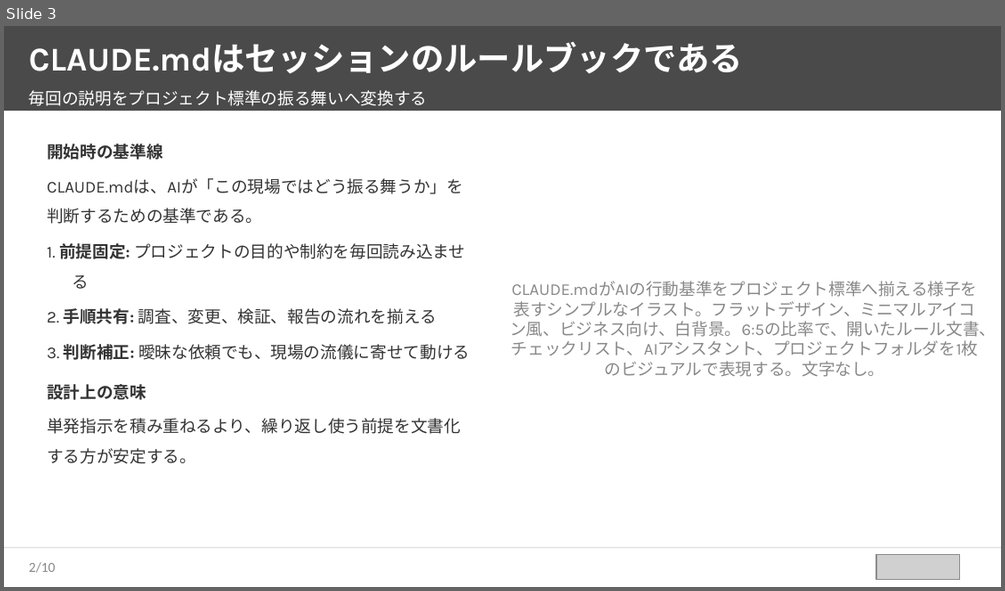
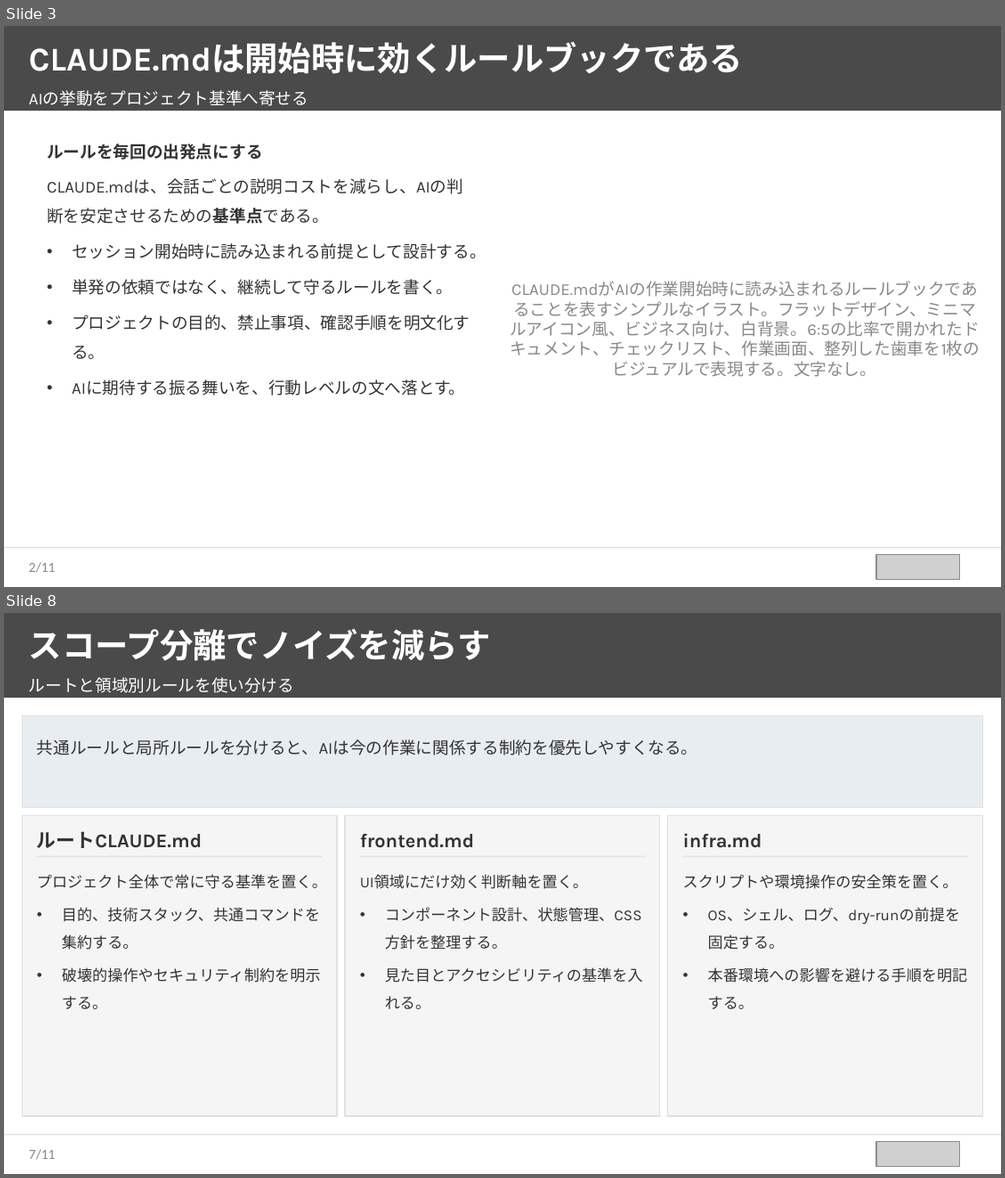
Before and after one commit to takuya109048/html2pptx, a slide deck: sample_source_deck.pptx. Shown one above the other, each under a label of ours: slide 3 before the commit, slides 3 and 8 after it; the slides between them are not shown. The pictures are 1005x591 and 1005x1178 pixels, drawn with LibreOffice and Linux fonts; fonts in the diff are those of the drawing; grey boxes stand for pictures. Boxes give left, top, right and bottom in pixels: in the first picture for what was removed or moved away, otherwise in the second. Text is boxed around its words. In the diff, an @@ line names an element or a change of style, - is before the commit and + after.

```diff
--- a/sample_source_deck.pptx
+++ b/sample_source_deck.pptx
@@ slide 8 added at [4, 613, 1001, 1174], background #FFFFFF @@
@@ rectangle added at [4, 613, 1001, 698], fill #4A4A4A @@
@@ text added at [29, 629, 491, 661], 24 pt, text #FFFFFF, bold @@
+スコープ分離でノイズを減らす
@@ text added at [29, 677, 294, 693], 12 pt, text #FFFFFF @@
+ルートと領域別ルールを使い分ける
@@ rectangle added at [22, 715, 983, 807], fill #E8EDF2, outline #E0E0E0 0.75 pt @@
@@ text added at [37, 739, 698, 755], 12 pt, text #333333 @@
+共通ルールと局所ルールを分けると、AIは今の作業に関係する制約を優先しやすくなる。
@@ rectangle added at [22, 815, 337, 1115], fill #F5F5F5, outline #E0E0E0 0.75 pt @@
@@ rectangle added at [345, 815, 660, 1115], fill #F5F5F5, outline #E0E0E0 0.75 pt @@
@@ rectangle added at [668, 815, 983, 1115], fill #F5F5F5, outline #E0E0E0 0.75 pt @@
@@ text added at [37, 831, 202, 848], 14 pt, text #333333, bold @@
+ルートCLAUDE.md
@@ text added at [360, 834, 474, 848], 14 pt, text #333333, bold @@
+frontend.md
@@ text added at [683, 833, 762, 848], 14 pt, text #333333, bold @@
+infra.md
@@ rectangle added at [37, 855, 322, 856], fill #E0E0E0 @@
@@ text added at [37, 874, 327, 1009], 11 pt, text #333333 @@
+プロジェクト全体で常に守る基準を置く。
+• 目的、技術スタック、共通コマンドを集約する。
+• 破壊的操作やセキュリティ制約を明示する。
@@ rectangle added at [360, 855, 645, 856], fill #E0E0E0 @@
@@ text added at [360, 874, 643, 1009], 11 pt, text #333333 @@
+UI領域にだけ効く判断軸を置く。
+• コンポーネント設計、状態管理、CSS方針を整理する。
+• 見た目とアクセシビリティの基準を入れる。
@@ rectangle added at [683, 855, 968, 856], fill #E0E0E0 @@
@@ text added at [683, 874, 968, 1009], 11 pt, text #333333 @@
+スクリプトや環境操作の安全策を置く。
+• OS、シェル、ログ、dry-runの前提を固定する。
+• 本番環境への影響を避ける手順を明記する。
@@ rectangle added at [4, 1134, 1001, 1135], fill #E0E0E0 @@
@@ picture added at [876, 1142, 959, 1167] @@
@@ page number added at [29, 1149, 56, 1159], 10 pt, text #888888 @@
+7/11
@@ slide 3 changed as well @@
@@ text at [29, 42, 743, 74]: text changed @@
-CLAUDE.mdはセッションのルールブックである
+CLAUDE.mdは開始時に効くルールブックである
@@ text at [29, 90, 308, 106]: text changed @@
-毎回の説明をプロジェクト標準の振る舞いへ変換する
+AIの挙動をプロジェクト基準へ寄せる
@@ text at [47, 143, 486, 395]: text changed @@
-開始時の基準線
-CLAUDE.mdは、AIが「この現場ではどう振る舞うか」を判断するための基準である。
-1. 前提固定: プロジェクトの目的や制約を毎回読み込ませる
-2. 手順共有: 調査、変更、検証、報告の流れを揃える
-3. 判断補正: 曖昧な依頼でも、現場の流儀に寄せて動ける
-設計上の意味
-単発指示を積み重ねるより、繰り返し使う前提を文書化する方が安定する。
+ルールを毎回の出発点にする
+CLAUDE.mdは、会話ごとの説明コストを減らし、AIの判断を安定させるための基準点である。
+• セッション開始時に読み込まれる前提として設計する。
+• 単発の依頼ではなく、継続して守るルールを書く。
+• プロジェクトの目的、禁止事項、確認手順を明文化する。
+• AIに期待する振る舞いを、行動レベルの文へ落とす。
@@ text at [510, 281, 979, 377]: text changed @@
-CLAUDE.mdがAIの行動基準をプロジェクト標準へ揃える様子を表すシンプルなイラスト。フラットデザイン、ミニマルアイコン風、ビジネス向け、白背景。6:5の比率で、開いたルール文書、チェックリスト、AIアシスタント、プロジェクトフォルダを1枚のビジュアルで表現する。文字なし。
+CLAUDE.mdがAIの作業開始時に読み込まれるルールブックであることを表すシンプルなイラスト。フラットデザイン、ミニマルアイコン風、ビジネス向け、白背景。6:5の比率で開かれたドキュメント、チェックリスト、作業画面、整列した歯車を1枚のビジュアルで表現する。文字なし。
@@ page number at [29, 562, 56, 572]: text changed @@
-2/10
+2/11
```
Also in this commit, not shown: 8 other slides changed, 1 other slide added, 1 slide removed, 2 other files.
